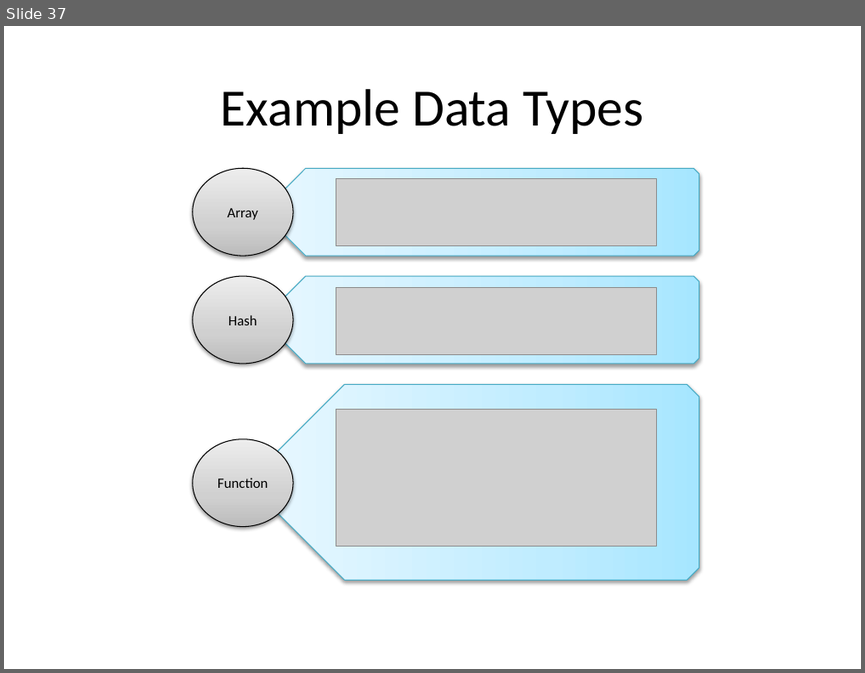
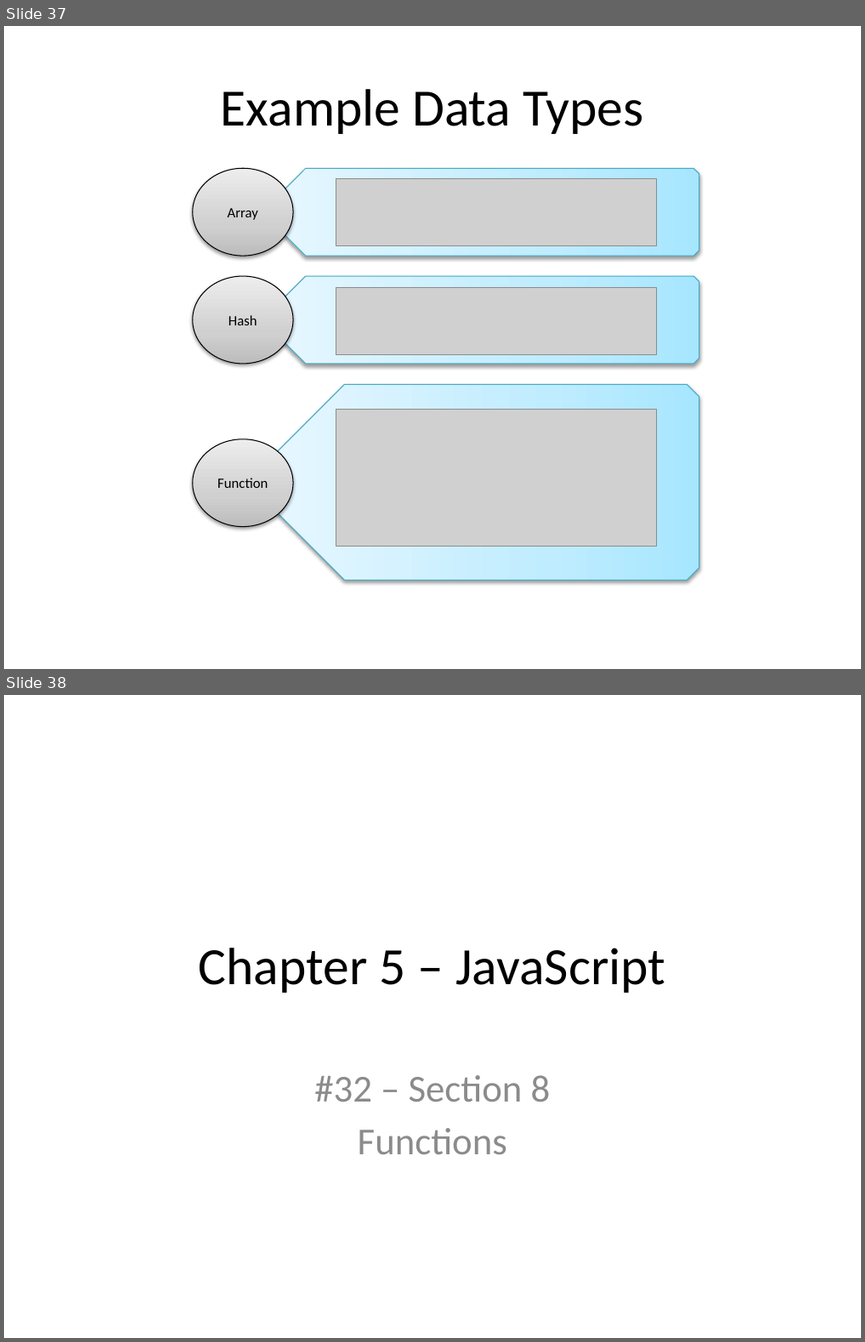
Before and after one commit to xiliax/web-programming-fundamentals, a slide deck: docs/learn-computer-programming.pptx. Shown one above the other, each under a label of ours: slide 37 before the commit, slides 37 and 38 after it. The pictures are 865x673 and 865x1342 pixels, drawn with LibreOffice and Linux fonts; fonts in the diff are those of the drawing; grey boxes stand for pictures. Boxes give left, top, right and bottom in pixels: in the first picture for what was removed or moved away, otherwise in the second. Text is boxed around its words. In the diff, an @@ line names an element or a change of style, - is before the commit and + after.

Commit message:
Updated documenation and slids for c05s08 - Functions

```diff
--- a/docs/learn-computer-programming.pptx
+++ b/docs/learn-computer-programming.pptx
@@ slide 38 added at <box>4,695,861,1338</box>, background #FFFFFF @@
@@ title added at <box>199,947,665,993</box>, 44 pt, text #000000 @@
+Chapter 5 – JavaScript
@@ subtitle added at <box>314,1075,551,1154</box>, 32 pt, text #8C8C8C @@
+#32 – Section 8
+Functions
```
Also in this commit, not shown: 7 other slides added, 45 other files.
